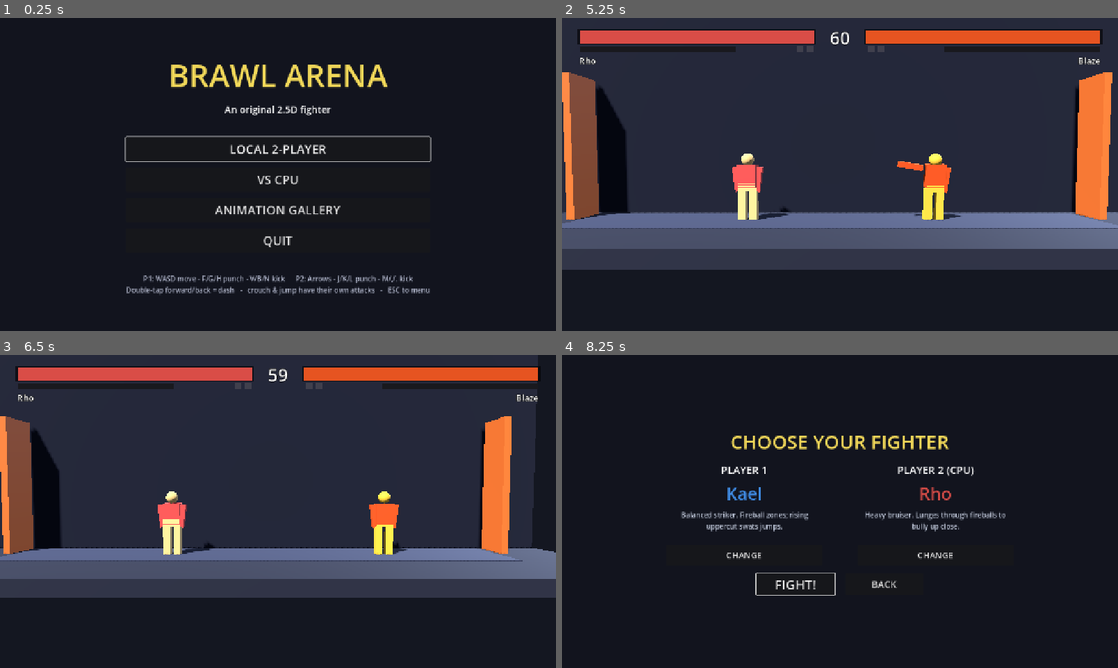
Above: before the commit, frames 1-4 (two rows, left to right).
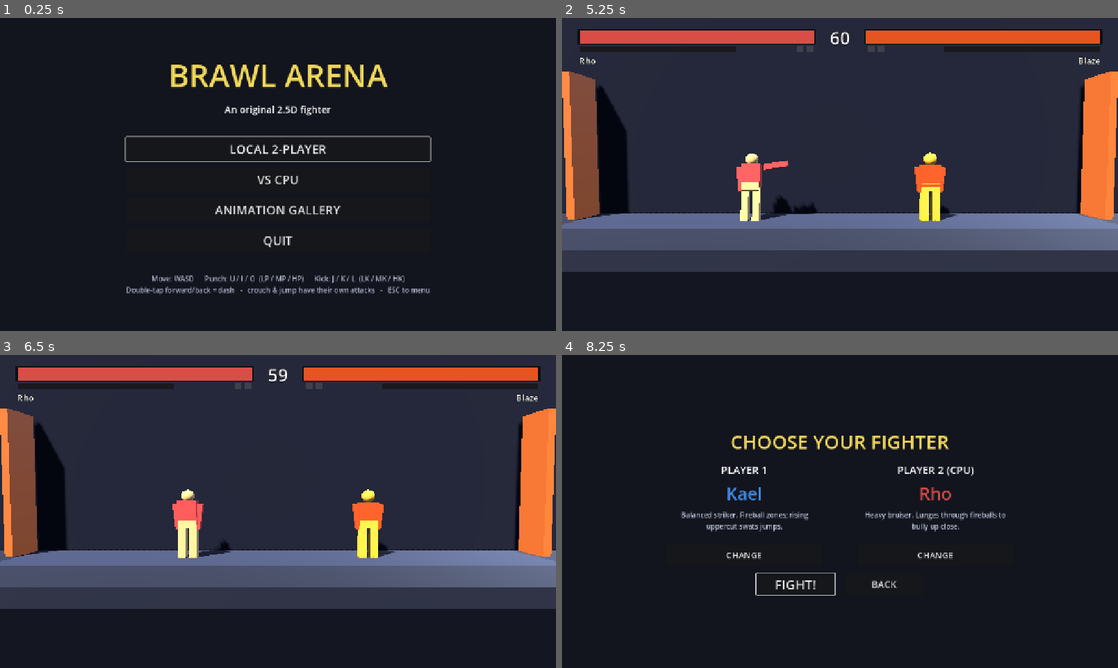
Above: after the commit, the same moments.

Repository: muji-wyh/FootisesGame3
Game: Godot game, scene res://scenes/Main.tscn
Two runs of this game, one before a commit and one after it. Both use one fixed random seed, a clock stepped at 60 frames per second and the inputs below. Sound files missing from this copy of the repository are replaced by a short silence.
Inputs (mouse positions are in pixels of both pictures, inside the frame that each line leads up to):
- Up to frame 1 (0.25 s): no input
- Up to frame 2 (5.25 s): click "LOCAL 2-PLAYER" at 0.5 s; click "CHANGE" at 1.25 s; click "CHANGE" at 2 s; click "FIGHT!" at 2.75 s; tap Enter at 3.5 s; move the mouse to (962, 158) at 3.52 s; hold Right 3.53-4.25 s; tap I at 3.6 s; click (962, 158) at 3.67 s; tap O at 3.8 s; drag from (728, 190) to (812, 237) at 4.27 s; move the mouse to (895, 105) at 5.02 s; hold Right from 5.03 s (still down); tap J at 5.1 s
- Up to frame 3 (6.5 s): tap K at 5.3 s; release Right at 5.75 s; drag from (250, 574) to (111, 464) at 5.77 s
- Up to frame 4 (8.25 s): move the mouse to (1006, 558) at 6.52 s; hold Left 6.53-7.25 s; tap L at 6.6 s; tap G at 6.8 s; tap Escape (ui_cancel) at 7.15 s; drag from (673, 464) to (756, 433) at 7.27 s; click "VS CPU" at 8 s

The runs differ from the first frame. In frame 1, 0.6% of the frame differs, in the area x 25-75%, y 82-85%; in frame 2, 4.4%; in frame 3, 18%, in the area x 0-100%, y 0-82%; in frame 4, nothing differs.

Commit message:
Controls: single-player keyboard layout (P1 attacks on U/I/O/J/K/L)
Remap P1's six attacks to U/I/O (LP/MP/HP) and J/K/L (LK/MK/HK); movement stays WASD.
Remove P2's keyboard keys (single-player focus) - P2 actions remain registered for an
optional gamepad on device 1, so Local-2P and input polling never hit a missing action
(no console errors). Update the menu help text and README controls.

Co-authored-by: Copilot <223556219+Copilot@users.noreply.github.com>

Diff:
--- a/scripts/autoload/Game.gd
+++ b/scripts/autoload/Game.gd
@@ -16,16 +16,15 @@
 	_register_inputs()
 
 func _register_inputs() -> void:
-	# Player 1: left-hand movement (WASD) + 6 attack keys (FGH punches / VBN kicks).
+	# Single-player keyboard: left hand on WASD to move, right hand on U/I/O (punches) and
+	# J/K/L (kicks) for the six attacks. A gamepad on device 0 mirrors it.
 	_bind_player("p1",
 		{"up": KEY_W, "down": KEY_S, "left": KEY_A, "right": KEY_D,
-		 "lp": KEY_F, "mp": KEY_G, "hp": KEY_H,
-		 "lk": KEY_V, "mk": KEY_B, "hk": KEY_N}, 0)
-	# Player 2: arrow keys + 6 attack keys (JKL punches / M , . kicks).
-	_bind_player("p2",
-		{"up": KEY_UP, "down": KEY_DOWN, "left": KEY_LEFT, "right": KEY_RIGHT,
-		 "lp": KEY_J, "mp": KEY_K, "hp": KEY_L,
-		 "lk": KEY_M, "mk": KEY_COMMA, "hk": KEY_PERIOD}, 1)
+		 "lp": KEY_U, "mp": KEY_I, "hp": KEY_O,
+		 "lk": KEY_J, "mk": KEY_K, "hk": KEY_L}, 0)
+	# Player 2 has no keyboard keys (single-player focus). Its actions are still registered
+	# for an optional gamepad on device 1, so Local-2P / polling never hits a missing action.
+	_bind_player("p2", {}, 1)
 
 func _bind_player(prefix: String, keys: Dictionary, device: int) -> void:
 	for name in keys.keys():
--- a/scripts/ui/MainMenu.gd
+++ b/scripts/ui/MainMenu.gd
@@ -56,7 +56,7 @@
 	help.horizontal_alignment = HORIZONTAL_ALIGNMENT_CENTER
 	help.add_theme_font_size_override("font_size", 16)
 	help.add_theme_color_override("font_color", Color(0.7, 0.72, 0.8))
-	help.text = "P1: WASD move - F/G/H punch - V/B/N kick      P2: Arrows - J/K/L punch - M/,/. kick\nDouble-tap forward/back = dash   -   crouch & jump have their own attacks   -   ESC to menu"
+	help.text = "Move: WASD      Punch: U / I / O  (LP / MP / HP)      Kick: J / K / L  (LK / MK / HK)\nDouble-tap forward/back = dash   -   crouch & jump have their own attacks   -   ESC to menu"
 	vb.add_child(help)
 
 	b1.call_deferred("grab_focus")
Not shown, changed: README.md
